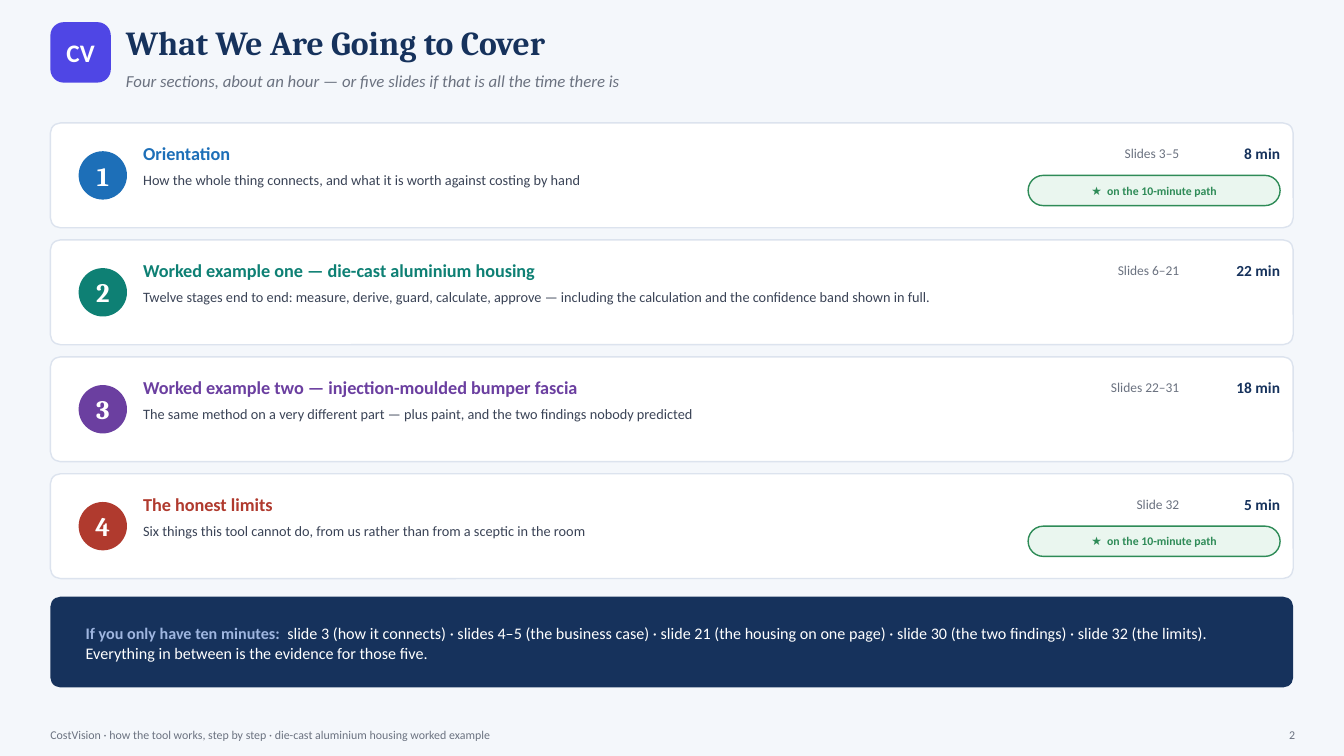
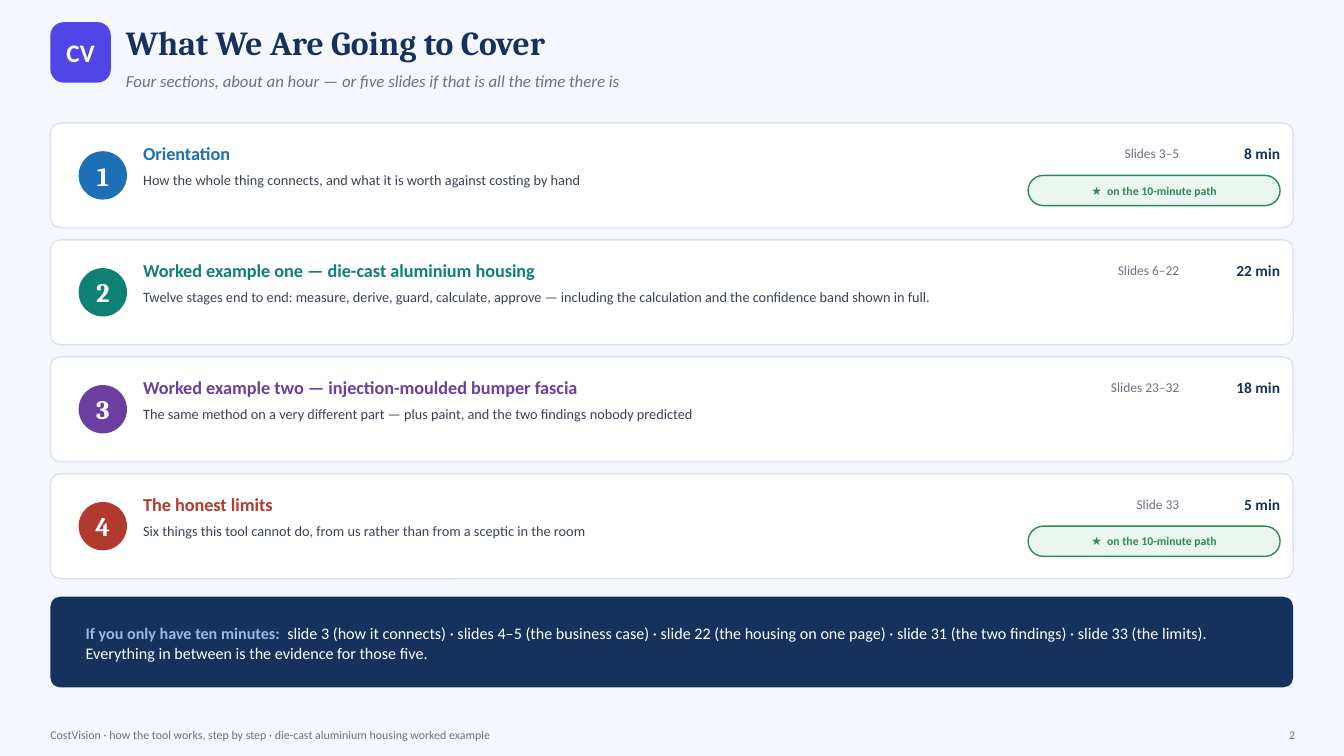
Before and after one commit to bhosaleavinash546/leamington-marathi, a slide deck: slide 2 of CostVision-Workflow-Explained.pptx. Drawn at 1344x756 pixels with LibreOffice and Linux fonts; fonts in the diff are those of the drawing. Boxes give left, top, right and bottom in pixels: in the first picture for what was removed or moved away, otherwise in the second. Text is boxed around its words. In the diff, an @@ line names an element or a change of style, - is before the commit and + after.

```diff
--- a/CostVision-Workflow-Explained.pptx
+++ b/CostVision-Workflow-Explained.pptx
@@ text at <box>1118,265,1179,275</box>: text changed @@
-Slides 6–21
+Slides 6–22
@@ text at <box>1111,382,1179,392</box>: text changed @@
-Slides 22–31
+Slides 23–32
@@ text at <box>86,627,1207,662</box>: text changed @@
-If you only have ten minutes: slide 3 (how it connects) · slides 4–5 (the business case) · slide 21 (the housing on one page) · slide 30 (the two findings) · slide 32 (the limits). Everything in between is the evidence for those five.
+If you only have ten minutes: slide 3 (how it connects) · slides 4–5 (the business case) · slide 22 (the housing on one page) · slide 31 (the two findings) · slide 33 (the limits). Everything in between is the evidence for those five.
```
Also in this commit, not shown: 13 other slides changed, 1 slide added, 1 other file.
